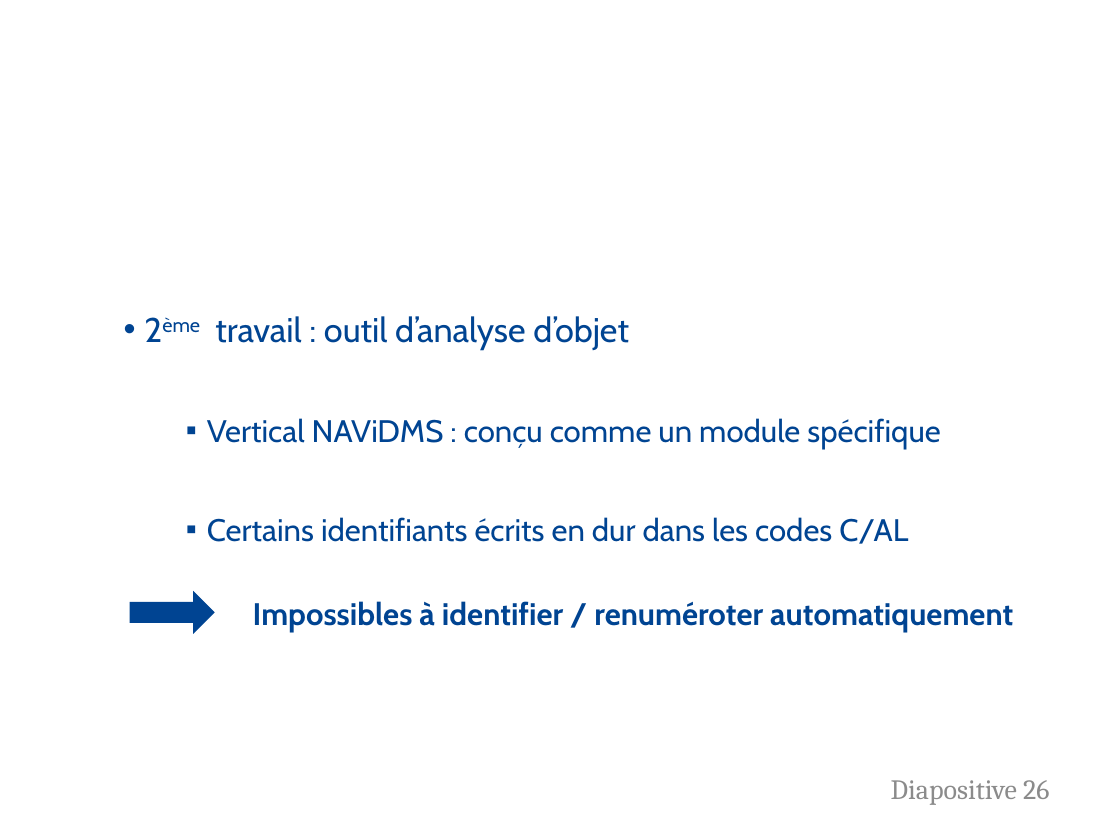
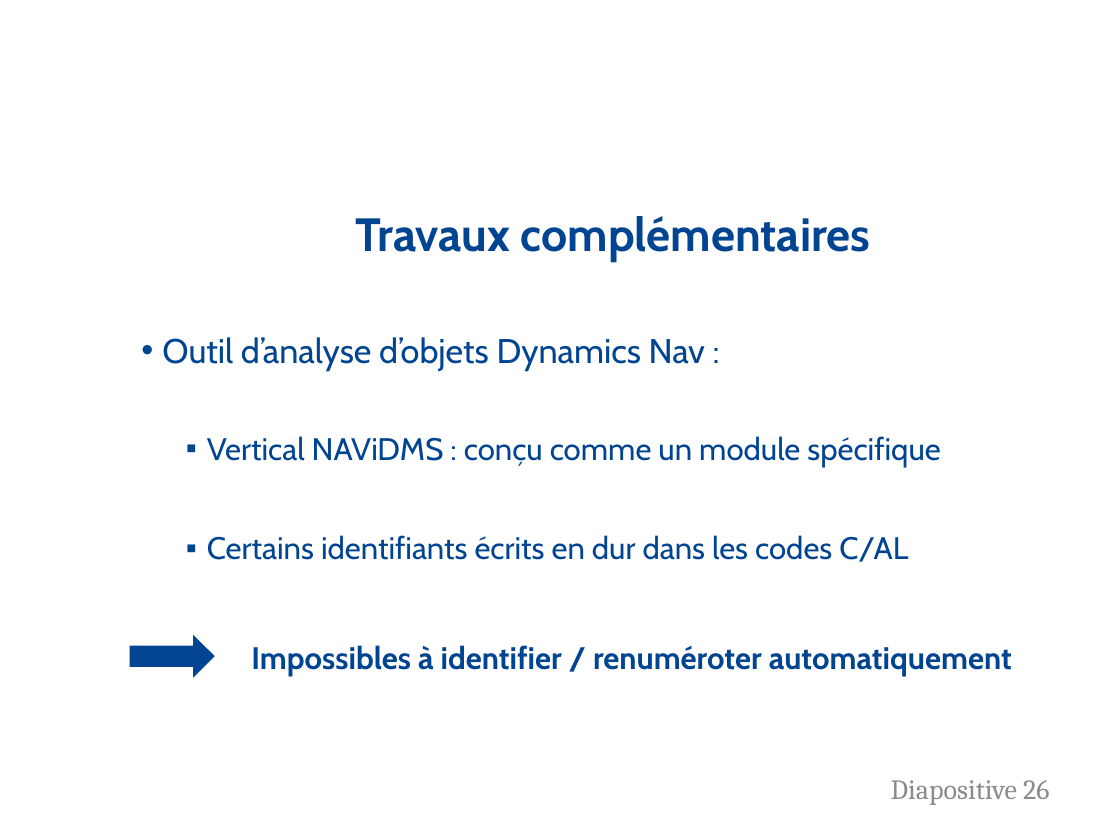
Before and after one commit to FlorentALAPETITE/Rapport_Stage_2017, a slide deck: slide 26 of Soutenance_Stage.pptx. Drawn at 1120x840 pixels with LibreOffice and Linux fonts; fonts in the diff are those of the drawing; background and template pictures are left out. Boxes give left, top, right and bottom in pixels: in the first picture for what was removed or moved away, otherwise in the second. Text is boxed around its words. In the diff, an @@ line names an element or a change of style, - is before the commit and + after.

```diff
--- a/Soutenance_Stage.pptx
+++ b/Soutenance_Stage.pptx
@@ text added at <box>356,216,871,263</box>, 30 pt, text #004492, bold @@
+Travaux complémentaires
@@ text at <box>162,337,705,372</box>: text changed @@
-• 2ème travail : outil d’analyse d’objet
+• Outil d’analyse d’objets Dynamics Nav :
@@ text "Vertical NAViDMS : conçu comme ...": place and size @@
-text "Vertical NAViDMS : conçu comme ..." at <box>207,418,940,544</box>
+text "Vertical NAViDMS : conçu comme ..." at <box>207,436,940,562</box>
@@ right arrow: place and size @@
-right arrow at <box>130,592,213,632</box>
+right arrow at <box>130,636,213,675</box>
@@ text "Impossibles à identifier / renuméroter ...": place and size @@
-text "Impossibles à identifier / renuméroter ..." at <box>253,601,1013,632</box>
+text "Impossibles à identifier / renuméroter ..." at <box>251,645,1012,676</box>
```
Also in this commit, not shown: 5 other slides changed, 3 slides added, 4 slides removed, 6 other files.
